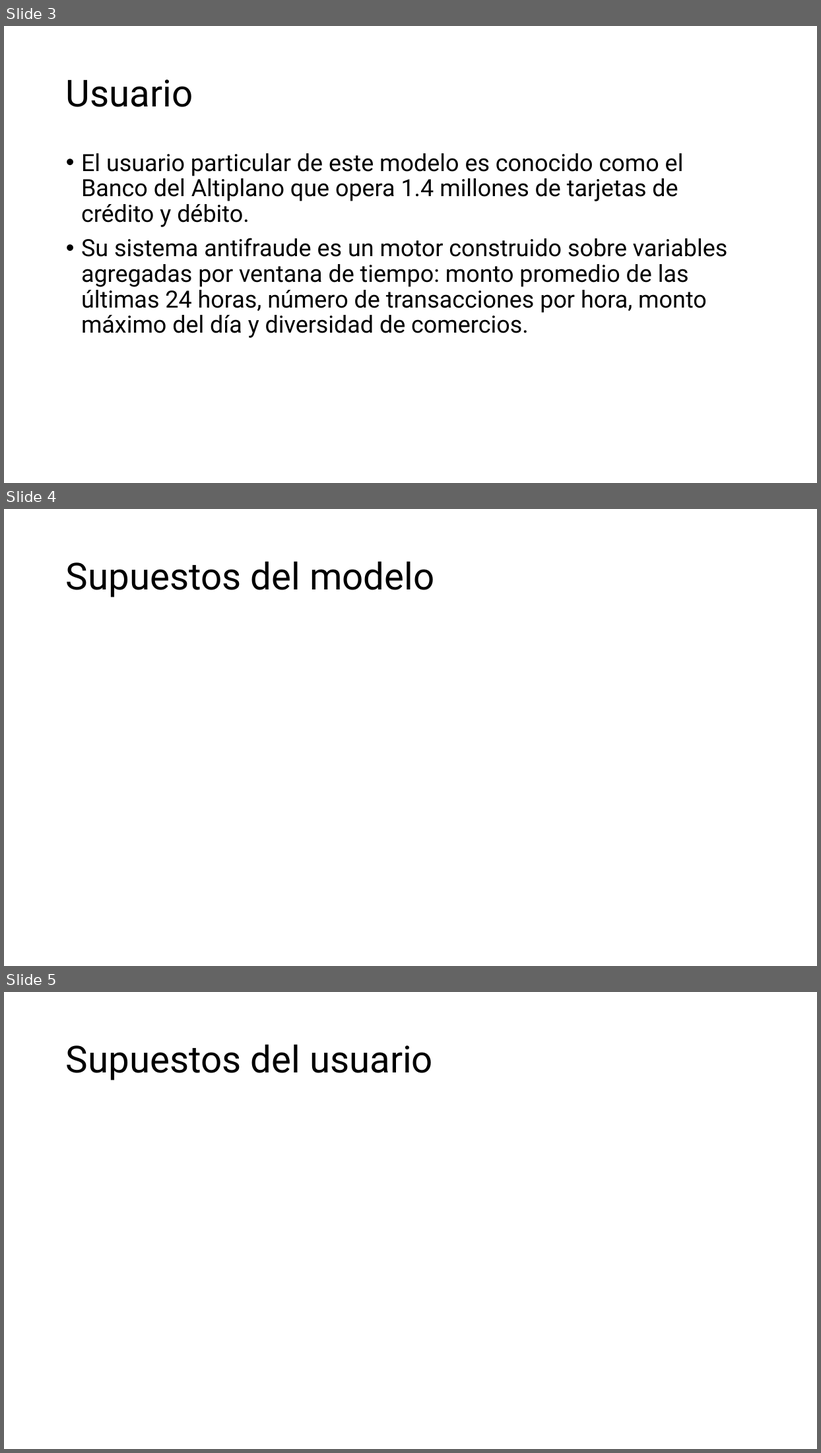
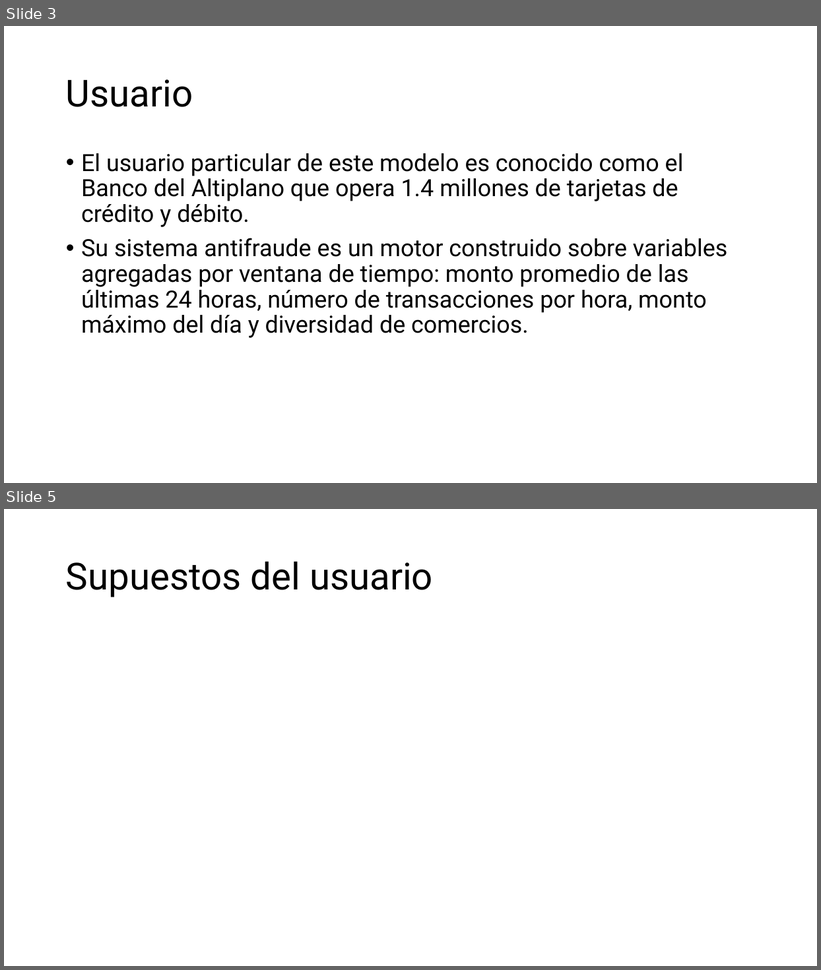
Before and after one commit to ricrod01/PROYECTO_4_DL, a slide deck: docs/Presentacion_Proyecto4.pptx. Shown one above the other, each under a label of ours: slides 3, 4 and 5 before the commit, slides 3 and 5 after it; the slides between them are not shown. The pictures are 821x1453 and 821x970 pixels, drawn with LibreOffice and Linux fonts; fonts in the diff are those of the drawing. Boxes give left, top, right and bottom in pixels: in the first picture for what was removed or moved away, otherwise in the second. Text is boxed around its words. In the diff, an @@ line names an element or a change of style, - is before the commit and + after.

Commit message:
Supuestos de modelos y entorno agregados

```diff
--- a/docs/Presentacion_Proyecto4.pptx
+++ b/docs/Presentacion_Proyecto4.pptx
@@ slide 4 removed at (4, 509, 817, 966), background #FFFFFF @@
@@ title removed at (66, 561, 434, 597) @@
-Supuestos del modelo
```
Also in this commit, not shown: 1 slide changed, 2 slides added.
